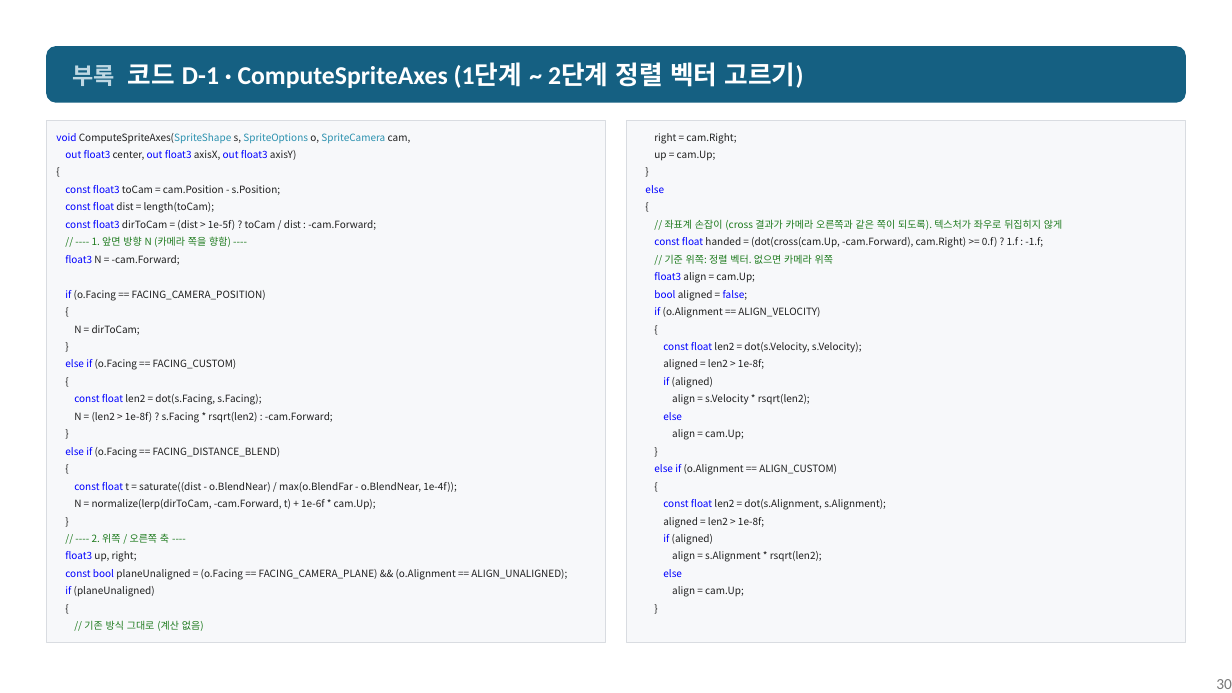
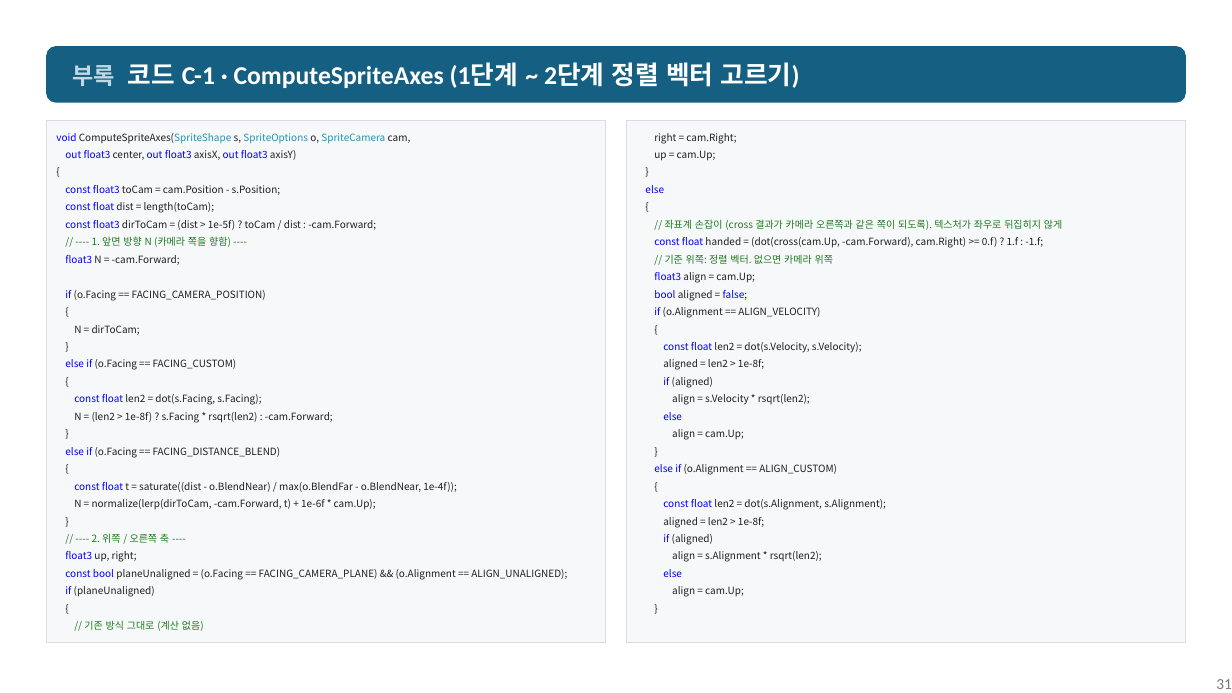
Before and after one commit to nyongking/My-GPUDrivenParticle, a slide deck: slide 31 of Presentation/5주차 발표.pptx (slide 30 before the commit). Drawn at 1232x693 pixels with LibreOffice and Linux fonts; fonts in the diff are those of the drawing. Boxes give left, top, right and bottom in pixels: in the first picture for what was removed or moved away, otherwise in the second. Text is boxed around its words. In the diff, an @@ line names an element or a change of style, - is before the commit and + after.

```diff
--- a/Presentation/5주차 발표.pptx
+++ b/Presentation/5주차 발표.pptx
@@ text in rounded rectangle at [72, 62, 800, 88]: text changed @@
-부록 코드 D-1 · ComputeSpriteAxes (1단계 ~ 2단계 정렬 벡터 고르기)
+부록 코드 C-1 · ComputeSpriteAxes (1단계 ~ 2단계 정렬 벡터 고르기)
@@ page number at [1216, 679, 1232, 689]: text changed @@
-30
+31
```
Also in this commit, not shown: 6 other slides changed, 7 slides added, 18 slides removed, 1 other file.
